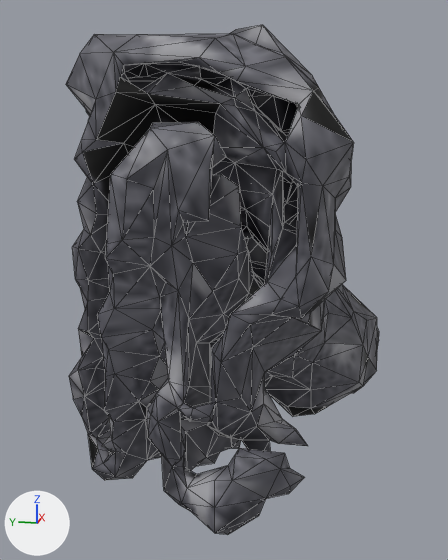
The glTF model www/proto3d/models/beth/equipment/fitted/finn/finn_chain_uncommon_shoulder_L_lod1.glb: old version first, new version second.
One viewpoint serves both versions: a camera (50 mm lens) standing at (-0.532, -0.33, 1.458) and looking at (0.437, -0.136, 1.216). The axes (+X, +Y, +Z) are drawn at lower left. The lights are the same throughout. The picture after the commit comes second. Mesh edges are drawn as thin lines. Vertices at exactly the same position are counted once.

The first picture shows 'finn_chain_uncommon_shoulder_L_lod1'.
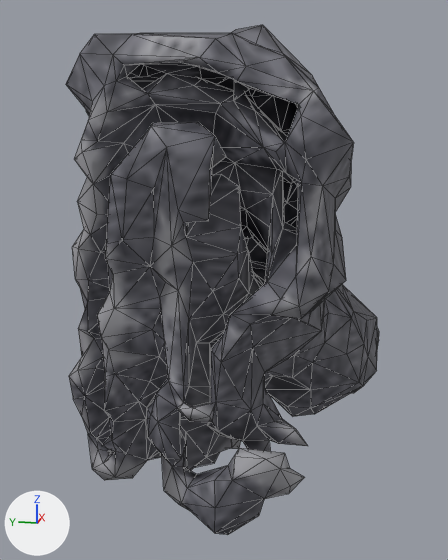
Patch to the scene script:
```diff
--- a/www/proto3d/models/beth/equipment/fitted/finn/finn_chain_uncommon_shoulder_L_lod1.glb.py
+++ b/www/proto3d/models/beth/equipment/fitted/finn/finn_chain_uncommon_shoulder_L_lod1.glb.py
@@ me_finn_chain_uncommon_shoulder_l_hi_002 @@
 # used by ob_finn_chain_uncommon_shoulder_l_lod1; location = (0.0, 0.0, 0.0)
-me_finn_chain_uncommon_shoulder_l_hi_002.from_pydata(...)  # 1103 vertices, 2241 faces; spans x 0.163..0.742, y -0.402..0.056, z 0.912..1.59
+me_finn_chain_uncommon_shoulder_l_hi_002.from_pydata(...)  # 1089 vertices, 2258 faces; spans x 0.163..0.742, y -0.402..0.056, z 0.912..1.59
+# me_finn_chain_uncommon_shoulder_l_hi_002 part 1
+# 36 vertices are removed from x 0.168..0.38, y -0.299..0.036, z 0.955..1.569
+# 193 faces are deleted
+# 13 vertices move from x 0.169..0.4, y -0.261..0.0, z 0.97..1.564 to x 0.169..0.399, y -0.261..0.0, z 0.97..1.563
+# 45 vertices are added at x 0.169..0.379, y -0.297..0.036, z 0.956..1.571
+# 211 new faces join them
+# me_finn_chain_uncommon_shoulder_l_hi_002 part 2
+# 5 vertices are removed from x 0.5..0.597, y -0.366..-0.194, z 1.047..1.097
+# 31 faces are deleted
+# 7 vertices move from x 0.532..0.617, y -0.305..-0.211, z 0.973..1.089 to x 0.531..0.617, y -0.305..-0.204, z 0.974..1.072
+# 9 vertices are added at x 0.47..0.617, y -0.368..-0.185, z 0.999..1.099
+# 39 new faces join them
+# me_finn_chain_uncommon_shoulder_l_hi_002 part 3: 1999 kept faces spanning x 0.163..0.742, y -0.402..0.056, z 0.912..1.59 get new texture (UV) coordinates
+# other edits to the shape of me_finn_chain_uncommon_shoulder_l_hi_002 do not show in these pictures
 me_finn_chain_uncommon_shoulder_l_hi_002.materials.append(mat_finn_chain_uncommon_shoulder_l_mat)
```

Location of each change, (x1, y1, x2, y2) in pixels of the pictures (448 x 560 px; the box of a moved part takes in the faces that stretch with it):
part 1 of me_finn_chain_uncommon_shoulder_l_hi_002, moved or reshaped: before (66, 34, 298, 533); after (66, 33, 298, 533)
part 2 of me_finn_chain_uncommon_shoulder_l_hi_002, moved or reshaped: (313, 311, 368, 382) in both
part 3 of me_finn_chain_uncommon_shoulder_l_hi_002, surface changed: (69, 25, 379, 535) in both
